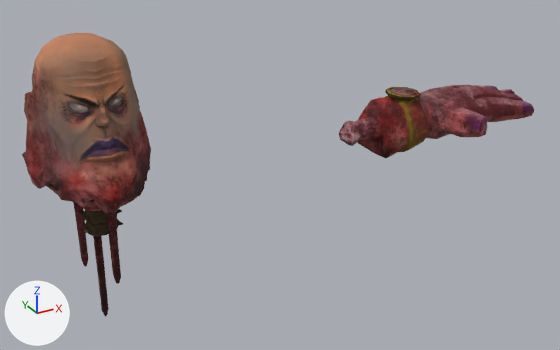
The FBX model Assets/_GoodCopBadCop/_Models/Chopped up Vlad/Untitled.fbx, before and after one commit.
Both versions are drawn from a 50 mm camera at (-0.294, -1.135, 1.792) aimed at (0.351, 0.037, 1.207). Arrows for +X, +Y and +Z are at lower left; the lights stay in place. The first picture is the older version.
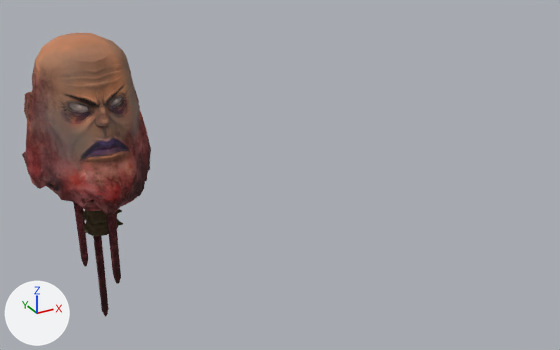
The change, as a list of edits to the scene's bpy script:
```text
Remove ob_cube_009:
    ob_cube_009 = bpy.data.objects.new('Cube.009', me_cube_010)
    ob_cube_009.location = (0.0, 0.0, 0.0)
Remove ob_cube_007:
    ob_cube_007 = bpy.data.objects.new('Cube.007', me_cube_008)
    ob_cube_007.location = (0.0, 0.0, 0.0)
```

Pixel boxes (x1, y1, x2, y2) of what changed, in the pictures (560 x 350 px):
'Cube.009', deleted (brown): before (339, 84, 534, 158)
'Cube.007', deleted: before (384, 87, 430, 152)
